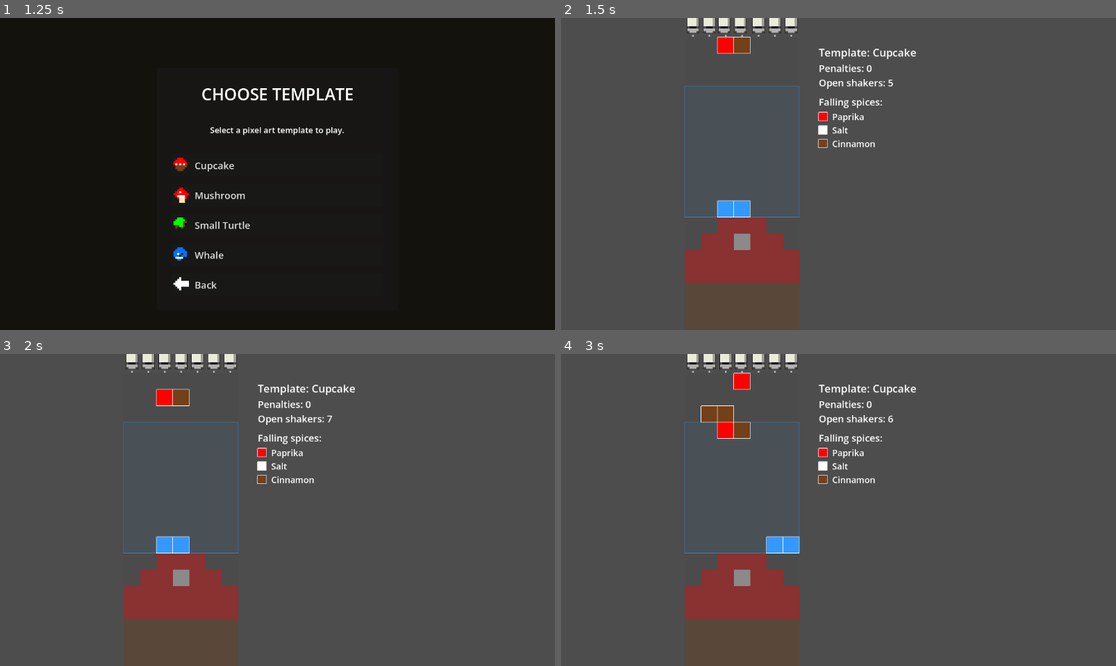
Above: before the commit, frames 1-4 (two rows, left to right).
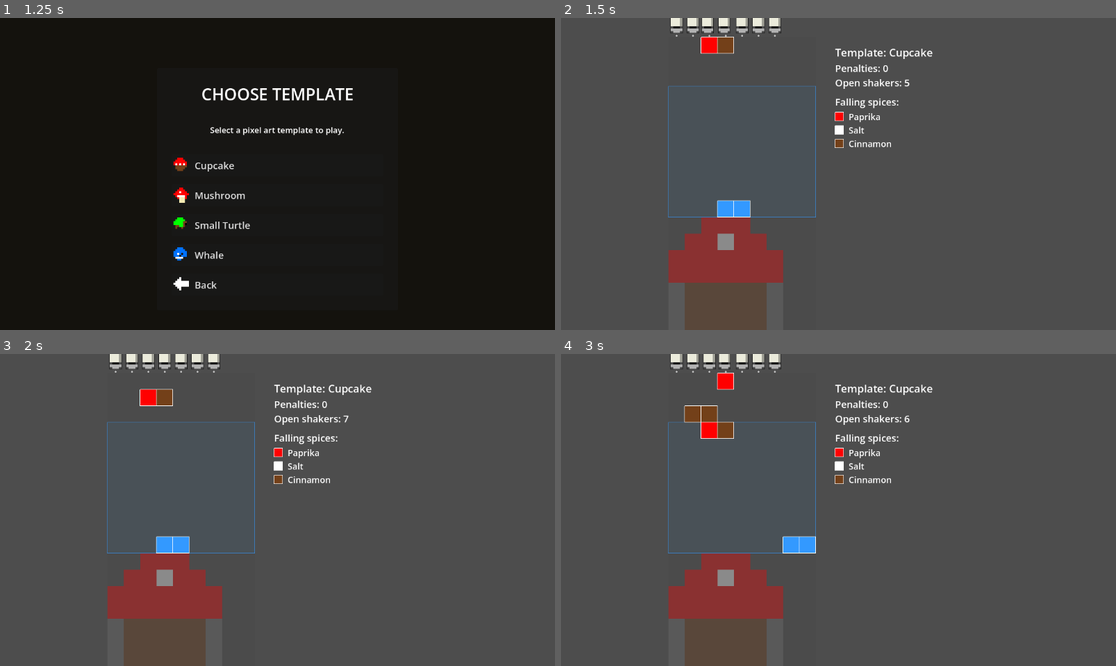
Above: after the commit, the same moments.

Repository: mitramansouri/too-spicy
Game: Godot game, scene res://scenes/MainMenu.tscn
The game is run twice, just before and just after one commit, with the same random seed, the same clock (stepped at 60 frames per second) and the same inputs.
Inputs (mouse positions are in pixels of both pictures, inside the frame that each line leads up to):
- Up to frame 1 (1.25 s): click "Play Template" at 0.5 s
- Up to frame 2 (1.5 s): click "Cupcake" at 1.25 s
- Up to frame 3 (2 s): no input
- Up to frame 4 (3 s): move the mouse to (960, 494) at 2.02 s; hold Right (ui_right) 2.03-2.78 s; click (960, 494) at 2.17 s; move the mouse to (727, 525) at 2.77 s; hold Down (ui_down) from 2.78 s (still down)

Frame 1 is identical in both runs. In frame 2, 4.5% of the frame differs, in the area x 19-67%, y 0-100%; in frame 3, 4.3%; in frame 4, 5.4%.

Commit message:
Shaker sounds added

Diff:
--- a/too-spicy/project.godot
+++ b/too-spicy/project.godot
@@ -17,7 +17,7 @@
 
 [editor_plugins]
 
-enabled=PackedStringArray("res://addons/godot_vim/plugin.cfg")
+enabled=PackedStringArray()
 
 [physics]
 
--- a/too-spicy/scripts/Data.gd
+++ b/too-spicy/scripts/Data.gd
@@ -143,7 +143,7 @@
 		"id": TEMPLATE_CUPCAKE,
 		"name": "Cupcake",
 		"description": "A small beginner cupcake with frosting and a wrapper.",
-		"grid_width": 7,
+		"grid_width": 9,
 		"grid_height": 18,
 		"cell_size": 34,
 		"bucket_width": 2,
@@ -177,9 +177,9 @@
 	[0, 1, 1, 2, 1, 1, 0],
 	[1, 1, 1, 1, 1, 1, 1],
 	[1, 1, 1, 1, 1, 1, 1],
-	[3, 3, 3, 3, 3, 3, 3],
-	[3, 3, 3, 3, 3, 3, 3],
-	[3, 3, 3, 3, 3, 3, 3]
+	[0, 3, 3, 3, 3, 3, 0],
+	[0, 3, 3, 3, 3, 3, 0],
+	[0, 3, 3, 3, 3, 3, 0]
 ]
 	},
 
--- a/too-spicy/scripts/Game.gd
+++ b/too-spicy/scripts/Game.gd
@@ -8,10 +8,14 @@
 const SHAKER_TOP_PADDING: float = 36.0
 const SHAKER_BOTTOM_GAP: float = 8.0
 const BACKGROUND_SETTLED_COLOR := Color(0.35, 0.35, 0.35)
-
+const SHAKER_SOUND_PATH := "res://sounds/shaker.wav"
 const SHAKER_SHAKE_DURATION := 0.22
 const SMART_TARGET_CHANCE := 0.30
-
+const SHAKER_SOUND_DURATION := 0.16
+const SHAKER_SOUND_RATE := 22050
+const SHAKER_SOUND_COOLDOWN := 0.12
+var shaker_audio_player: AudioStreamPlayer
+var shaker_sound_cooldown_timer := 0.0
 var cell_size := 20
 var grid_width := 20
 var grid_height := 30
@@ -84,7 +88,7 @@
 	update_control_area()
 	reset_bucket_position()
 	update_layout()
-
+	setup_shaker_sound()
 	spawn_sprinkle()
 	queue_redraw()
 
@@ -102,7 +106,7 @@
 	handle_bucket_input(delta)
 	catch_spices_touching_bucket()
 	update_shaker_timers(delta)
-
+	update_shaker_sound_cooldown(delta)
 	fall_timer += delta
 	spawn_timer += delta
 
@@ -213,6 +217,44 @@
 	queue_redraw()
 func get_spawn_row_below_shaker() -> int:
 	return 0
+
+func setup_shaker_sound():
+	shaker_audio_player = AudioStreamPlayer.new()
+
+	var shaker_stream: AudioStream = load(SHAKER_SOUND_PATH)
+
+	if shaker_stream == null:
+		push_warning("Could not load shaker sound from: " + SHAKER_SOUND_PATH)
+		return
+
+	shaker_audio_player.stream = shaker_stream
+	shaker_audio_player.volume_db = -8.0
+	add_child(shaker_audio_player)
+
+
+func play_shaker_sound():
+	if shaker_audio_player == null:
+		return
+
+	if shaker_audio_player.stream == null:
+		return
+
+	if shaker_sound_cooldown_timer > 0.0:
+		return
+
+	shaker_audio_player.pitch_scale = randf_range(0.96, 1.04)
+	shaker_audio_player.play()
+
+	shaker_sound_cooldown_timer = SHAKER_SOUND_COOLDOWN
+
+func update_shaker_sound_cooldown(delta):
+	if shaker_sound_cooldown_timer <= 0.0:
+		return
+
+	shaker_sound_cooldown_timer -= delta
+
+	if shaker_sound_cooldown_timer < 0.0:
+		shaker_sound_cooldown_timer = 0.0
 
 func create_empty_template():
 	template_grid.clear()
@@ -710,6 +752,7 @@
 
 func start_shaker_shake(column_x: int):
 	shaker_shake_timers[column_x] = SHAKER_SHAKE_DURATION
+	play_shaker_sound()
 
 func update_shaker_timers(delta):
 	var keys: Array = shaker_shake_timers.keys()
Not shown, added: too-spicy/sounds/shaker.wav.import
Not shown, added: too-spicy/sounds/shaker.wav
